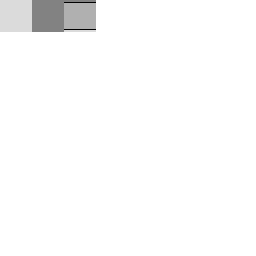
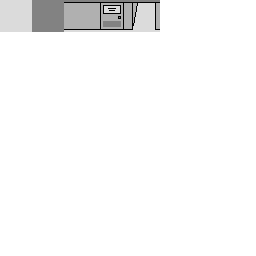
Layered file, before and after one edit (256 x 256). Changes by layer:
added layer "door" above "block" over [left=96, top=0, right=160, bottom=32]
